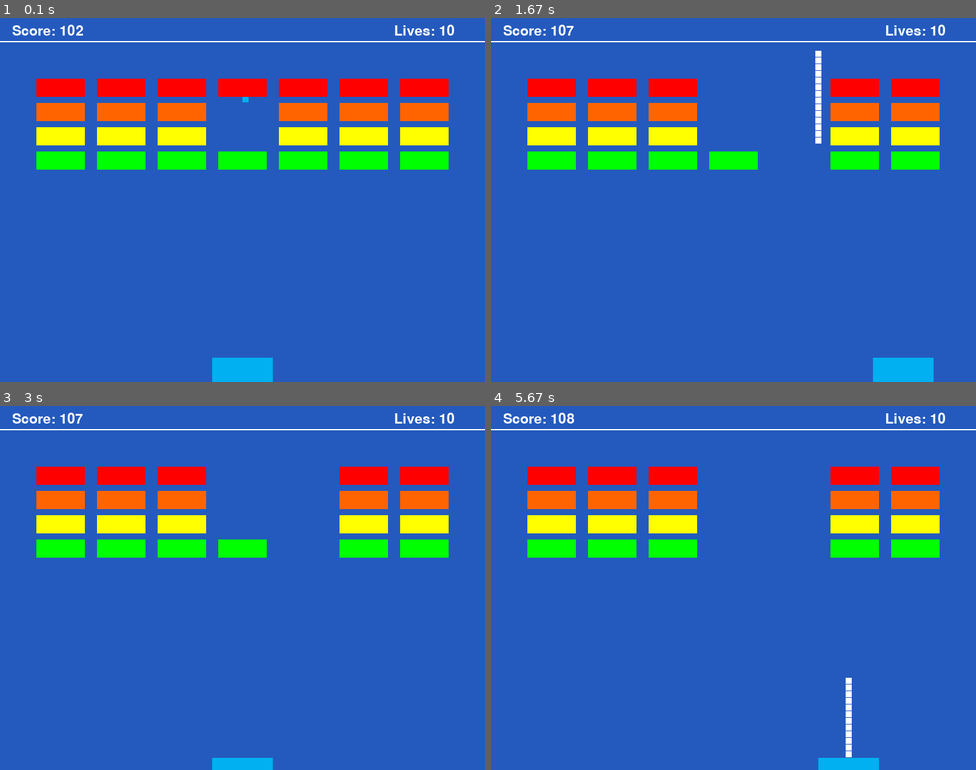
Above: before the commit, frames 1-4 (two rows, left to right).
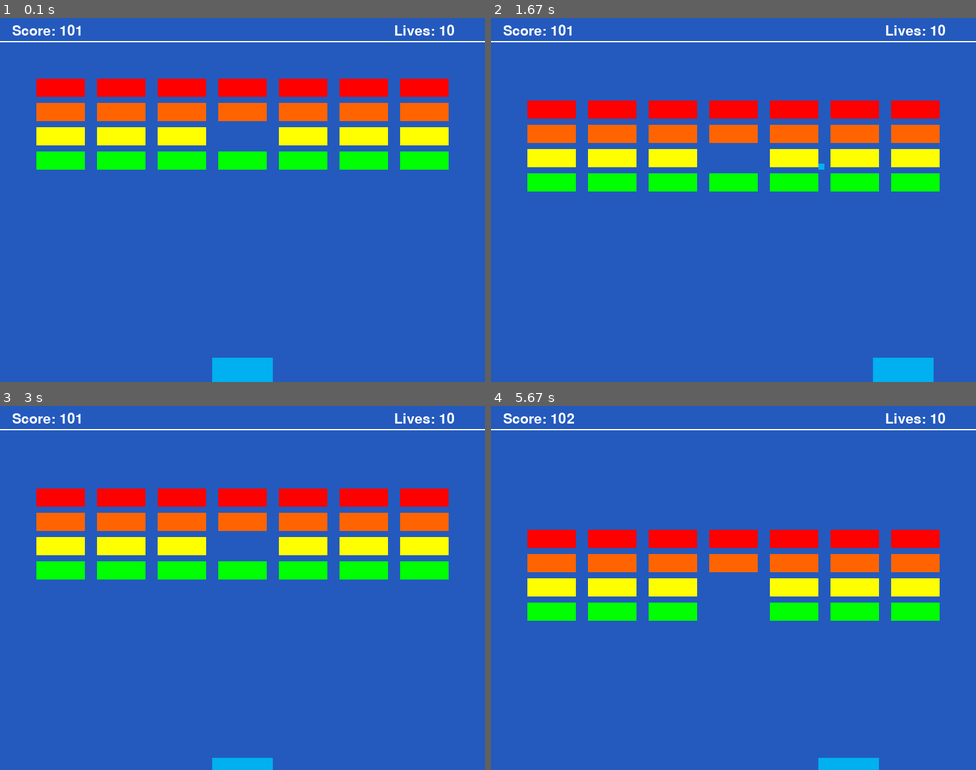
Above: after the commit, the same moments.

Repository: FaisalAhmedBijoy/Shooter-Aircraft-Game-using-PyGame-Library
Game: pygame game, started from main.py
Same seed, same stepped clock (60 frames per second), same inputs: the game is played once before the commit and once after it.
Inputs:
- Up to frame 1 (0.1 s): no input
- Up to frame 2 (1.67 s): hold Right 0.33-0.8 s; hold Up 0.83-1.13 s; hold Right 1.17-1.63 s
- Up to frame 3 (3 s): hold Left 1.67-2.2 s; hold Down 2.23-2.53 s; hold Left 2.57-2.97 s
- Up to frame 4 (5.67 s): hold Up 3-3.37 s; hold Right 3.4-4.03 s; hold Left 4.47-4.93 s; hold Right 4.97-5.43 s; hold Up from 5.47 s (still down)

The runs differ from the first frame. In frame 1, 0.5% of the frame differs, in the area x 15-55%, y 2-29%; in frame 2, 18%; in frame 3, 18%; in frame 4, 21%, in the area x 7-93%, y 2-97%.

Commit message:
sucessfully complete shooter part

Diff:
--- /dev/null
+++ b/config.py
@@ -0,0 +1 @@
+print('config file')
--- a/main.py
+++ b/main.py
@@ -53,10 +53,6 @@
 all_sprites_list.add(ball)
 balls.append(ball)
 
-# # Create a group of balls
-# ball_group=pygame.sprite.Group()
-# ball_group.add(ball)
-
 
 all_bricks=pygame.sprite.Group()
 for i in range(7):
@@ -111,14 +107,7 @@
         paddle.moveLeft(5)
     if keys[pygame.K_RIGHT]:
         paddle.moveRight(5)
-    if keys[pygame.K_UP]:
 
-        ball=Ball(WHITE,10,10)
-        all_sprites_list.add(ball)
-        ball.rect.x=paddle.rect.x+45
-        ball.rect.y=paddle.rect.y
-        balls.append(ball)
-        # paddle.moveUp(5)
     if keys[pygame.K_DOWN]:
         paddle.moveDown(5)
 
@@ -134,7 +123,7 @@
     for brick in brick_collision_list:
         ball.bounce()
         score +=1
-        # ball.kill()
+        ball.kill()
         brick.kill()
 
 
@@ -151,6 +140,8 @@
 
     for ball in balls:
         brick_collision_list=pygame.sprite.spritecollide(ball,all_bricks,False)
+
+
         for brick in brick_collision_list:
             # ball.bounce()
             score +=1
@@ -168,8 +159,18 @@
 
                 # stop the Game
                 carryOn=False
-    for ball in balls:
-        ball.rect.y-=1
+    if keys[pygame.K_UP]:
+
+        # ball=Ball(WHITE,10,10)
+        all_sprites_list.add(ball)
+        ball.rect.x=paddle.rect.x+50
+        ball.rect.y=paddle.rect.y
+        balls.append(ball)
+
+        for brick in all_bricks:
+            brick.rect.y += 2
+    # for ball in balls:
+    #     ball.rect.y-=1
 
     #--- Drawing code should go here
     # First clear the screen to dark blue
